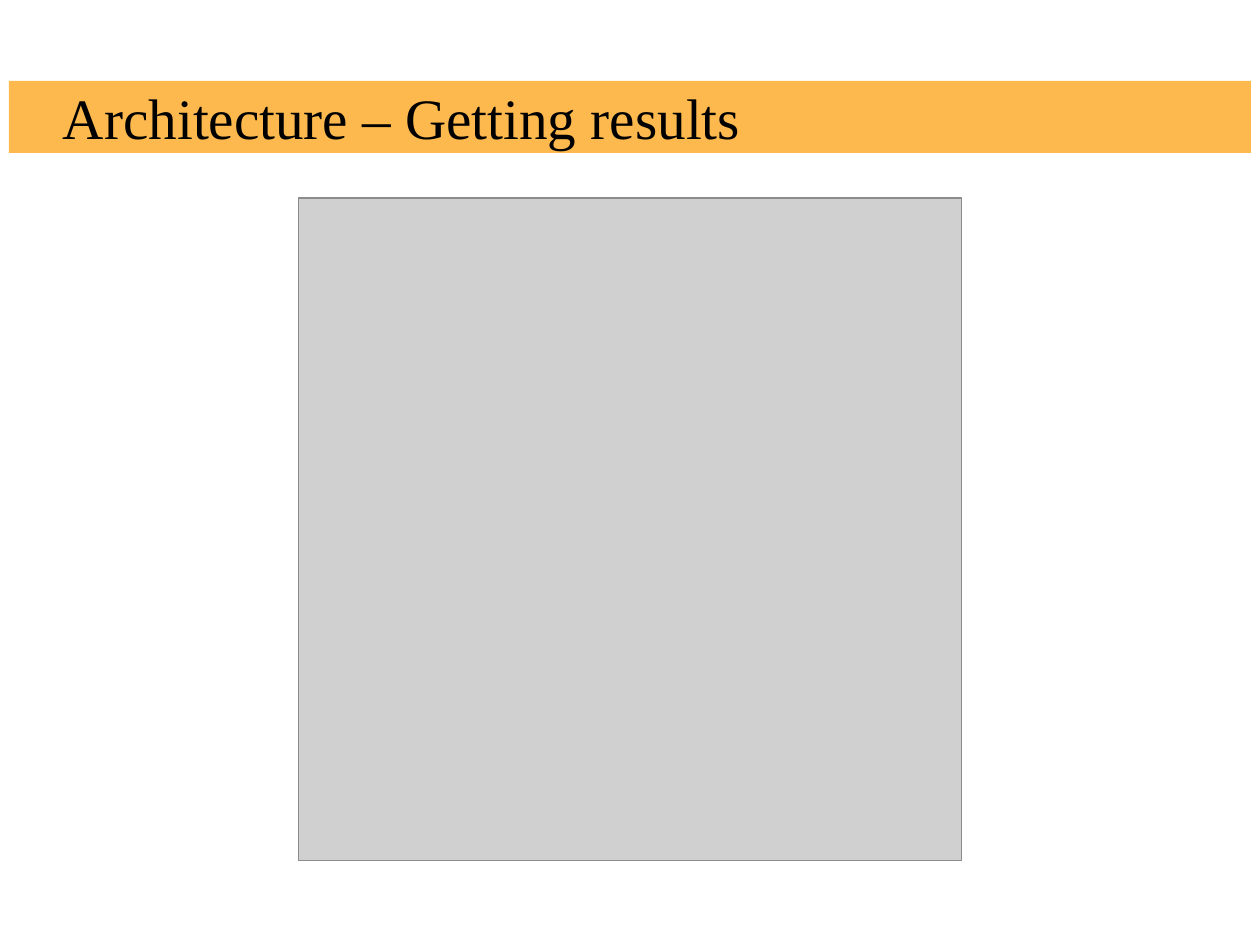
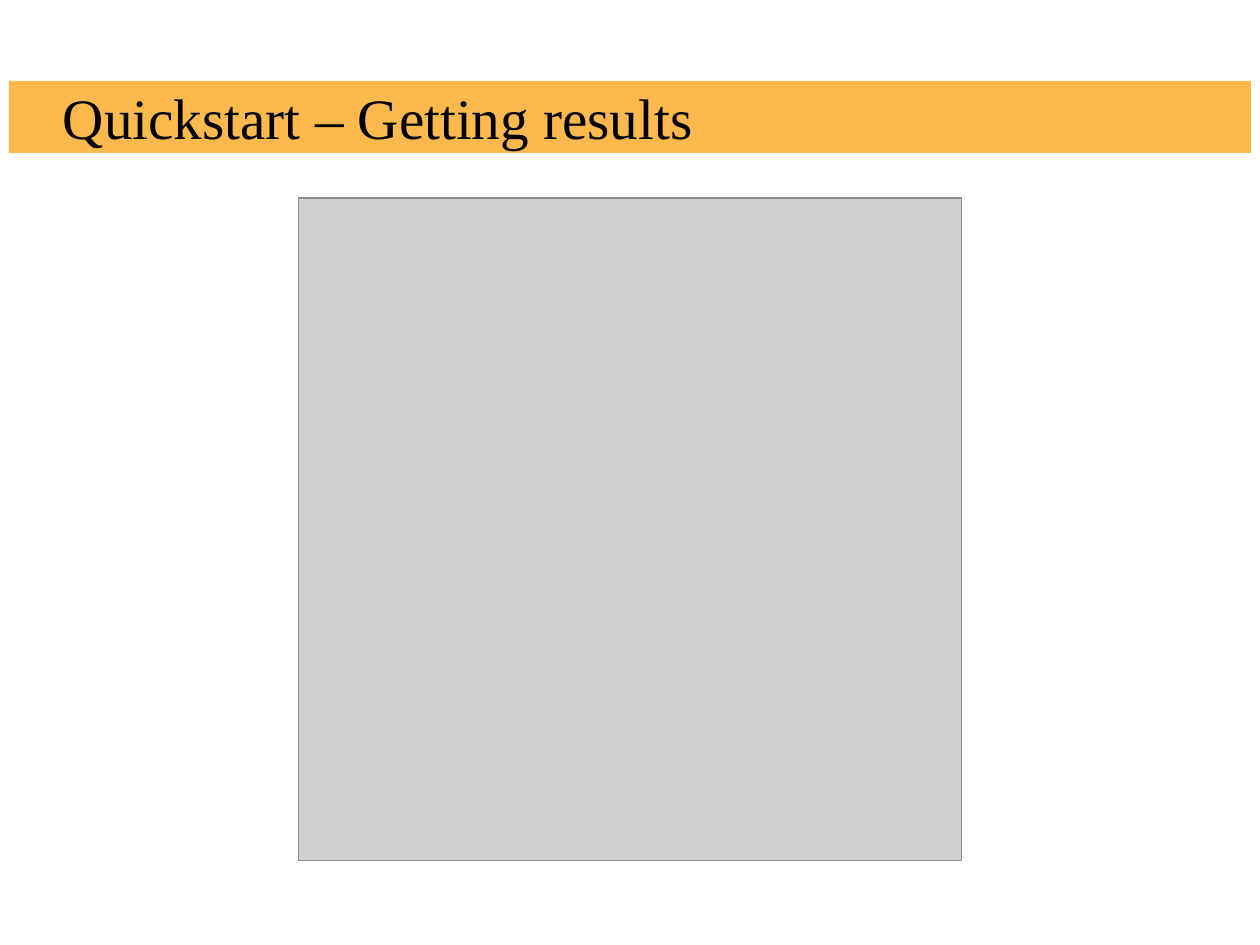
Before and after one commit to russoz/celery-presentation, a slide deck: slide 6 of celery.odp. Drawn at 1260x945 pixels with LibreOffice and Linux fonts; fonts in the diff are those of the drawing; grey boxes stand for pictures; background and template pictures are left out. Boxes give left, top, right and bottom in pixels: in the first picture for what was removed or moved away, otherwise in the second. Text is boxed around its words. In the diff, an @@ line names an element or a change of style, - is before the commit and + after.

```diff
--- a/celery.odp
+++ b/celery.odp
@@ title at box(63, 99, 692, 150): text changed @@
-Architecture – Getting results
+Quickstart – Getting results
```
Also in this commit, not shown: 3 other slides changed, 1 other file.
